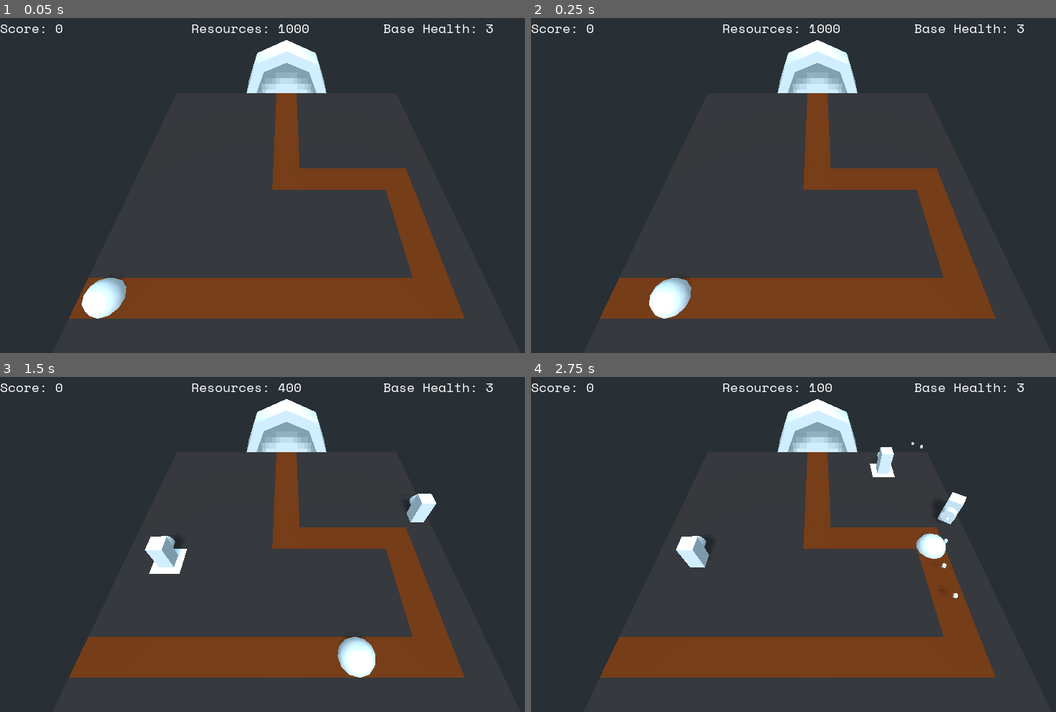
Above: before the commit, frames 1-4 (two rows, left to right).
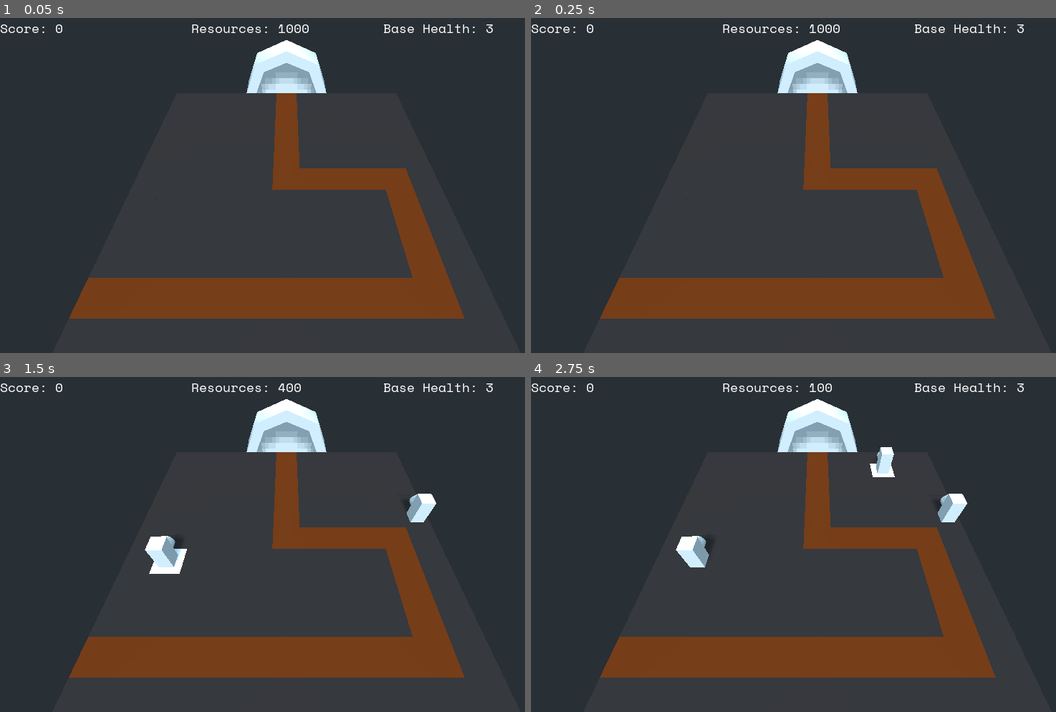
Above: after the commit, the same moments.

Repository: doctor-g/LD51
Game: Godot game, scene res://World.tscn
Same seed, same stepped clock (60 frames per second), same inputs: the game is played once before the commit and once after it.
Inputs (mouse positions are in pixels of both pictures, inside the frame that each line leads up to):
- Up to frame 1 (0.05 s): no input
- Up to frame 2 (0.25 s): no input
- Up to frame 3 (1.5 s): move the mouse to (414, 527) at 0.52 s; click (414, 527) at 0.67 s; move the mouse to (173, 561) at 1.27 s; click (173, 561) at 1.42 s
- Up to frame 4 (2.75 s): move the mouse to (872, 470) at 2.02 s; click (872, 470) at 2.17 s

The runs differ from the first frame. In frame 1, 0.8% of the frame differs, in the area x 15-25%, y 77-90%; in frame 2, 0.7%; in frame 3, 0.7%; in frame 4, 0.6%.

Commit message:
Create enemies on a timer

Diff:
--- a/project/Level/Level.gd
+++ b/project/Level/Level.gd
@@ -2,6 +2,9 @@
 tool
 
 const _Tile := preload("res://Level/Tile.tscn")
+
+const _ENEMY_SPAWN_POINT := Vector2(-1,9)
+
 const _PATH := [
 	Vector2(0,9),
 	Vector2(1,9),
@@ -32,6 +35,8 @@
 const width := 11
 const height := 11
 
+var _path := Path.new()
+
 func _enter_tree():
 	# warning-ignore:integer_division
 	var min_x := -width / 2
@@ -53,19 +58,20 @@
 
 
 func _ready():
-	var path := Path.new()
-
 	# Put the path node in the upper-left corner
 	# so that it will account from the _PATH coordinates.
 	#
 	# warning-ignore:integer_division
 	# warning-ignore:integer_division
-	path.translation = Vector3(-width/2, 0 ,-height/2)
+	_path.translation = Vector3(-width/2, 0 ,-height/2)
 	for point in _PATH:
-		path.curve.add_point(Vector3(point.x, 0, point.y))
-	add_child(path)
+		_path.curve.add_point(Vector3(point.x, 0, point.y))
+	add_child(_path)
+
+
+func _on_SpawnTimer_timeout():
 	var path_follow := PathFollow.new()
-	path.add_child(path_follow)
+	_path.add_child(path_follow)
 	var sphere :Spatial = preload("res://Enemies/Sphere.tscn").instance()
 	path_follow.add_child(sphere)
 
--- a/project/Level/Level.tscn
+++ b/project/Level/Level.tscn
@@ -4,3 +4,9 @@
 
 [node name="Level" type="Spatial"]
 script = ExtResource( 1 )
+
+[node name="SpawnTimer" type="Timer" parent="."]
+wait_time = 3.0
+autostart = true
+
+[connection signal="timeout" from="SpawnTimer" to="." method="_on_SpawnTimer_timeout"]
